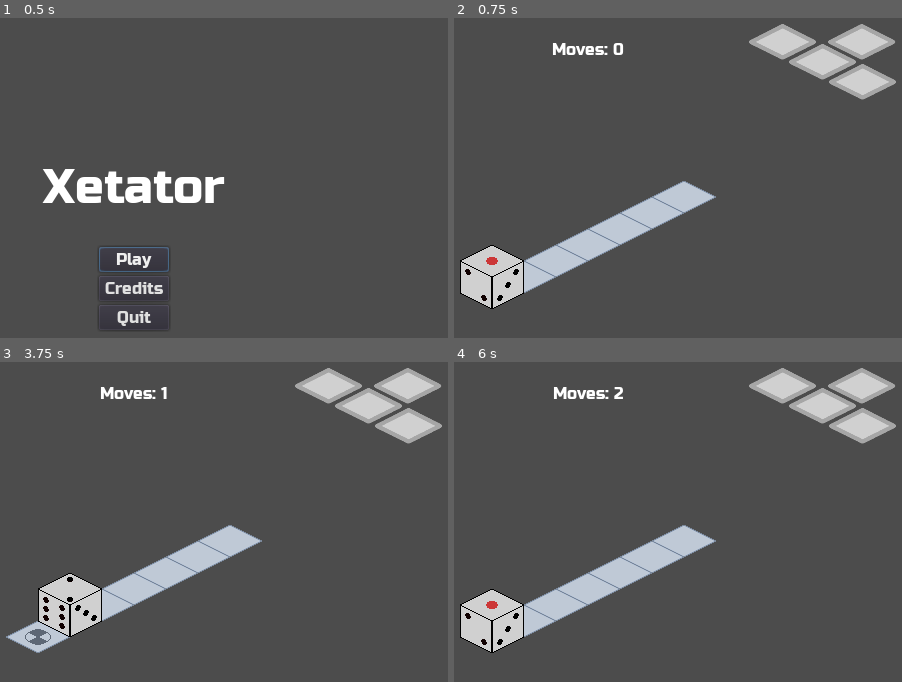
Above: before the commit, frames 1-4 (two rows, left to right).
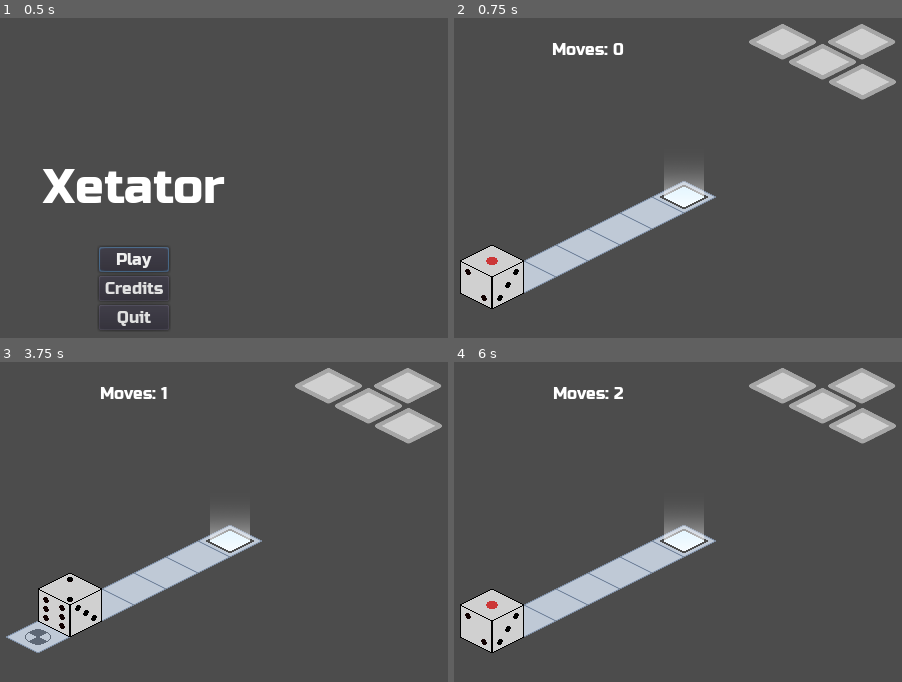
Above: after the commit, the same moments.

Repository: kdreese/gmtk-2022
Game: Godot game, scene res://src/states/Menu.tscn
Two runs of this game, one before a commit and one after it. Both use one fixed random seed, a clock stepped at 60 frames per second and the inputs below.
Inputs:
- Up to frame 1 (0.5 s): no input
- Up to frame 2 (0.75 s): click "Play" at 0.5 s
- Up to frame 3 (3.75 s): tap Enter at 1.25, 2.75 s; hold D (move_right) 1.28-2.03 s; tap Space at 2, 3.5 s; hold S (move_back) 2.03-2.78 s; hold D (move_right) 2.78-3.53 s; hold W (move_forward) from 3.53 s (still down)
- Up to frame 4 (6 s): tap Enter at 4.25 s; release W (move_forward) at 4.28 s; hold A (move_left) 4.28-5.78 s; tap Space at 5 s; hold S (move_back) from 5.78 s (still down)

Frame 1 is identical in both runs. In frame 2, 0.8% of the frame differs, in the area x 45-57%, y 48-60%; in frame 3, 0.8%; in frame 4, 0.8%.

Commit message:
Added level end objects and signals and initial level chain

Diff:
--- a/project.godot
+++ b/project.godot
@@ -20,9 +20,29 @@
 "path": "res://src/levels/ButtonTestLevel.gd"
 }, {
 "base": "Node2D",
+"class": "IntroLevel",
+"language": "GDScript",
+"path": "res://src/levels/IntroLevel.gd"
+}, {
+"base": "Area2D",
 "class": "LevelButton",
 "language": "GDScript",
 "path": "res://src/objects/LevelButton.gd"
+}, {
+"base": "Area2D",
+"class": "LevelEnd",
+"language": "GDScript",
+"path": "res://src/objects/LevelEnd.gd"
+}, {
+"base": "Node2D",
+"class": "MovementTestLevel",
+"language": "GDScript",
+"path": "res://src/levels/MovementTestLevel.gd"
+}, {
+"base": "Node2D",
+"class": "MovementTutorialLevel",
+"language": "GDScript",
+"path": "res://src/levels/MovementTutorialLevel.gd"
 }, {
 "base": "Node2D",
 "class": "Player",
@@ -32,7 +52,11 @@
 _global_script_class_icons={
 "ButtonIntroLevel": "",
 "ButtonTestLevel": "",
+"IntroLevel": "",
 "LevelButton": "",
+"LevelEnd": "",
+"MovementTestLevel": "",
+"MovementTutorialLevel": "",
 "Player": ""
 }
 
--- a/src/levels/ButtonIntroLevel.gd
+++ b/src/levels/ButtonIntroLevel.gd
@@ -2,11 +2,22 @@
 extends Node2D
 
 
+var nextLevel := "res://src/levels/ButtonTestLevel.tscn"
+
+
 func _ready() -> void:
 	var error := $LevelButton.connect("button_pressed", self, "_on_button_pressed", [$LevelButton])
+	assert(not error)
+	error = $LevelEnd.connect("exit_reached_success", self, "_on_exit_reached_success")
 	assert(not error)
 
 
 func _on_button_pressed(instance: LevelButton) -> void:
 	if instance.name == "LevelButton":
 		$TileMap.set_cell(14, 4, $TileMap.tile_set.find_tile_by_name("GateOpen"))
+
+
+func _on_exit_reached_success() -> void:
+	Global.level_path = nextLevel
+	var error := get_tree().reload_current_scene()
+	assert(not error)
--- a/src/levels/ButtonIntroLevel.tscn
+++ b/src/levels/ButtonIntroLevel.tscn
@@ -1,8 +1,9 @@
-[gd_scene load_steps=4 format=2]
+[gd_scene load_steps=5 format=2]
 
 [ext_resource path="res://resouces/TileSet.tres" type="TileSet" id=1]
 [ext_resource path="res://src/objects/LevelButton.tscn" type="PackedScene" id=2]
 [ext_resource path="res://src/levels/ButtonIntroLevel.gd" type="Script" id=3]
+[ext_resource path="res://src/objects/LevelEnd.tscn" type="PackedScene" id=4]
 
 [node name="ButtonIntroLevel" type="Node2D"]
 script = ExtResource( 3 )
@@ -17,3 +18,7 @@
 [node name="LevelButton" parent="." instance=ExtResource( 2 )]
 position = Vector2( 448, 240 )
 minimum_weight = 6
+
+[node name="LevelEnd" parent="." instance=ExtResource( 4 )]
+position = Vector2( 288, 304 )
+minimum_weight = 6
--- a/src/levels/ButtonTestLevel.gd
+++ b/src/levels/ButtonTestLevel.gd
@@ -8,6 +8,8 @@
 	error = $LevelButton2.connect("button_pressed", self, "_on_button_pressed", [$LevelButton2])
 	assert(not error)
 	error = $LevelButton3.connect("button_pressed", self, "_on_button_pressed", [$LevelButton3])
+	assert(not error)
+	error = $LevelEnd.connect("exit_reached_success", self, "_on_exit_reached_success")
 	assert(not error)
 
 
@@ -21,3 +23,8 @@
 	elif instance.name == "LevelButton3":
 		$TileMap.set_cell(15, 2, $TileMap.tile_set.find_tile_by_name("GateOpen"))
 		$TileMap.set_cell(15, 3, $TileMap.tile_set.find_tile_by_name("GateOpen"))
+
+
+func _on_exit_reached_success() -> void:
+	var error := get_tree().change_scene("res://src/states/Menu.tscn")
+	assert(not error)
--- a/src/levels/ButtonTestLevel.tscn
+++ b/src/levels/ButtonTestLevel.tscn
@@ -1,8 +1,9 @@
-[gd_scene load_steps=4 format=2]
+[gd_scene load_steps=5 format=2]
 
 [ext_resource path="res://resouces/TileSet.tres" type="TileSet" id=1]
 [ext_resource path="res://src/objects/LevelButton.tscn" type="PackedScene" id=2]
 [ext_resource path="res://src/levels/ButtonTestLevel.gd" type="Script" id=3]
+[ext_resource path="res://src/objects/LevelEnd.tscn" type="PackedScene" id=4]
 
 [node name="ButtonTestLevel" type="Node2D"]
 script = ExtResource( 3 )
@@ -25,3 +26,6 @@
 [node name="LevelButton3" parent="." instance=ExtResource( 2 )]
 position = Vector2( 384, 272 )
 minimum_weight = 6
+
+[node name="LevelEnd" parent="." instance=ExtResource( 4 )]
+position = Vector2( 480, 304 )
--- /dev/null
+++ b/src/levels/IntroLevel.gd
@@ -0,0 +1,16 @@
+class_name IntroLevel
+extends Node2D
+
+
+var nextLevel := "res://src/levels/MovementTutorialLevel.tscn"
+
+
+func _ready() -> void:
+	var error := $LevelEnd.connect("exit_reached_success", self, "_on_exit_reached_success")
+	assert(not error)
+
+
+func _on_exit_reached_success() -> void:
+	Global.level_path = nextLevel
+	var error := get_tree().reload_current_scene()
+	assert(not error)
--- a/src/levels/IntroLevel.tscn
+++ b/src/levels/IntroLevel.tscn
@@ -1,8 +1,11 @@
-[gd_scene load_steps=2 format=2]
+[gd_scene load_steps=4 format=2]
 
 [ext_resource path="res://resouces/TileSet.tres" type="TileSet" id=1]
+[ext_resource path="res://src/objects/LevelEnd.tscn" type="PackedScene" id=2]
+[ext_resource path="res://src/levels/IntroLevel.gd" type="Script" id=3]
 
 [node name="IntroLevel" type="Node2D"]
+script = ExtResource( 3 )
 
 [node name="TileMap" type="TileMap" parent="."]
 mode = 1
@@ -10,3 +13,6 @@
 cell_size = Vector2( 64, 32 )
 format = 1
 tile_data = PoolIntArray( -65524, 0, 0, 12, 0, 0, 65548, 0, 0, 131084, 0, 0, 196620, 0, 0, 262156, 0, 0, 327692, 2, 0 )
+
+[node name="LevelEnd" parent="." instance=ExtResource( 2 )]
+position = Vector2( 416, 176 )
--- /dev/null
+++ b/src/levels/MovementTestLevel.gd
@@ -0,0 +1,16 @@
+class_name MovementTestLevel
+extends Node2D
+
+
+var nextLevel := "res://src/levels/ButtonIntroLevel.tscn"
+
+
+func _ready() -> void:
+	var error := $LevelEnd.connect("exit_reached_success", self, "_on_exit_reached_success")
+	assert(not error)
+
+
+func _on_exit_reached_success() -> void:
+	Global.level_path = nextLevel
+	var error := get_tree().reload_current_scene()
+	assert(not error)
--- a/src/levels/MovementTestLevel.tscn
+++ b/src/levels/MovementTestLevel.tscn
@@ -1,8 +1,11 @@
-[gd_scene load_steps=2 format=2]
+[gd_scene load_steps=4 format=2]
 
 [ext_resource path="res://resouces/TileSet.tres" type="TileSet" id=1]
+[ext_resource path="res://src/levels/MovementTestLevel.gd" type="Script" id=2]
+[ext_resource path="res://src/objects/LevelEnd.tscn" type="PackedScene" id=3]
 
 [node name="MovementTestLevel" type="Node2D"]
+script = ExtResource( 2 )
 
 [node name="TileMap" type="TileMap" parent="."]
 mode = 1
@@ -10,3 +13,7 @@
 cell_size = Vector2( 64, 32 )
 format = 1
 tile_data = PoolIntArray( 65546, 0, 0, 65547, 0, 0, 65548, 0, 0, 65549, 0, 0, 131082, 0, 0, 131083, 0, 0, 131084, 0, 0, 131085, 0, 0, 196618, 0, 0, 196619, 0, 0, 196620, 0, 0, 196621, 0, 0, 262154, 0, 0, 262155, 2, 0, 262156, 0, 0, 262157, 0, 0 )
+
+[node name="LevelEnd" parent="." instance=ExtResource( 3 )]
+position = Vector2( 384, 224 )
+minimum_weight = 6
--- /dev/null
+++ b/src/levels/MovementTutorialLevel.gd
@@ -0,0 +1,16 @@
+class_name MovementTutorialLevel
+extends Node2D
+
+
+var nextLevel := "res://src/levels/MovementTestLevel.tscn"
+
+
+func _ready() -> void:
+	var error := $LevelEnd.connect("exit_reached_success", self, "_on_exit_reached_success")
+	assert(not error)
+
+
+func _on_exit_reached_success() -> void:
+	Global.level_path = nextLevel
+	var error := get_tree().reload_current_scene()
+	assert(not error)
--- a/src/levels/MovementTutorialLevel.tscn
+++ b/src/levels/MovementTutorialLevel.tscn
@@ -1,8 +1,11 @@
-[gd_scene load_steps=2 format=2]
+[gd_scene load_steps=4 format=2]
 
 [ext_resource path="res://resouces/TileSet.tres" type="TileSet" id=1]
+[ext_resource path="res://src/objects/LevelEnd.tscn" type="PackedScene" id=2]
+[ext_resource path="res://src/levels/MovementTutorialLevel.gd" type="Script" id=3]
 
 [node name="MovementTutorialLevel" type="Node2D"]
+script = ExtResource( 3 )
 
 [node name="TileMap" type="TileMap" parent="."]
 mode = 1
@@ -10,3 +13,6 @@
 cell_size = Vector2( 64, 32 )
 format = 1
 tile_data = PoolIntArray( 10, 0, 0, 11, 0, 0, 12, 0, 0, 13, 0, 0, 65546, 0, 0, 65549, 0, 0, 131082, 0, 0, 131084, 0, 0, 131085, 0, 0, 196618, 0, 0, 262154, 2, 0 )
+
+[node name="LevelEnd" parent="." instance=ExtResource( 2 )]
+position = Vector2( 320, 224 )
--- a/src/objects/LevelButton.gd
+++ b/src/objects/LevelButton.gd
@@ -1,5 +1,5 @@
 class_name LevelButton
-extends Node2D
+extends Area2D
 
 
 signal button_pressed
--- /dev/null
+++ b/src/objects/LevelEnd.gd
@@ -0,0 +1,17 @@
+class_name LevelEnd
+extends Area2D
+
+
+signal exit_reached_success
+signal exit_reached_incomplete
+
+export var minimum_weight: int = 1
+export var maximum_weight: int = 6
+
+
+func _on_LevelEnd_area_entered(area: Area2D) -> void:
+	var face_value = area.get_top_face_value()
+	if face_value >= minimum_weight and face_value <= maximum_weight:
+		emit_signal("exit_reached_success")
+	else:
+		emit_signal("exit_reached_incomplete")
--- /dev/null
+++ b/src/objects/LevelEnd.tscn
@@ -0,0 +1,19 @@
+[gd_scene load_steps=4 format=2]
+
+[ext_resource path="res://assets/objects/finish_pad.png" type="Texture" id=1]
+[ext_resource path="res://src/objects/LevelEnd.gd" type="Script" id=2]
+
+[sub_resource type="RectangleShape2D" id=1]
+extents = Vector2( 5, 5 )
+
+[node name="LevelEnd" type="Area2D"]
+script = ExtResource( 2 )
+
+[node name="Sprite" type="Sprite" parent="."]
+texture = ExtResource( 1 )
+
+[node name="CollisionShape2D" type="CollisionShape2D" parent="."]
+position = Vector2( 0, 16 )
+shape = SubResource( 1 )
+
+[connection signal="area_entered" from="." to="." method="_on_LevelEnd_area_entered"]
